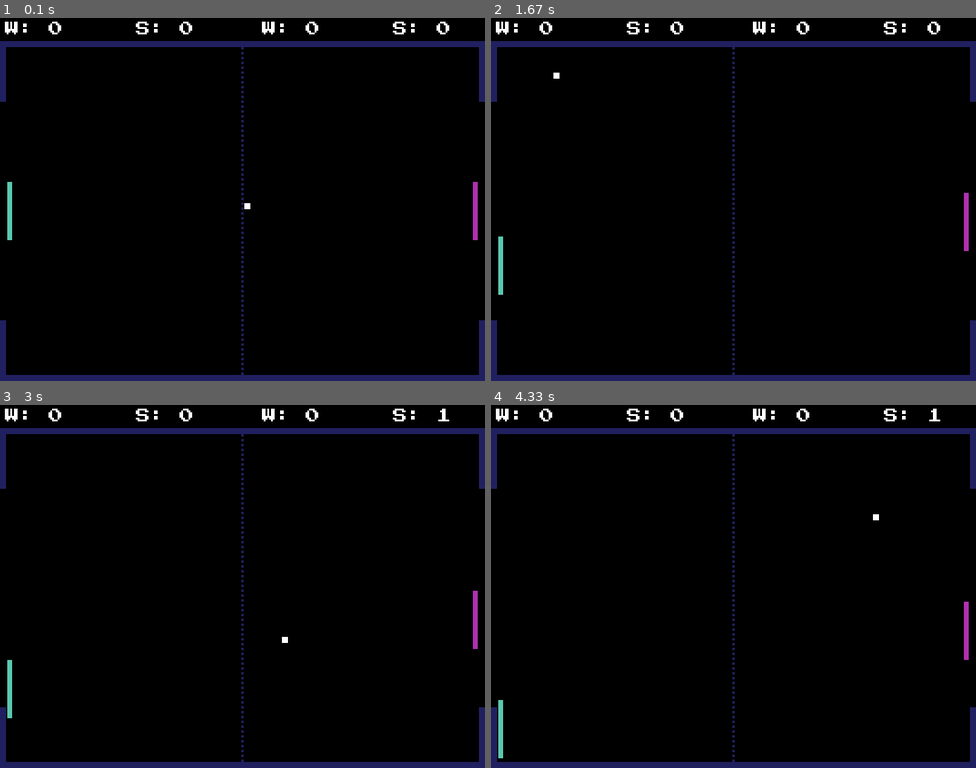
Above: before the commit, frames 1-4 (two rows, left to right).
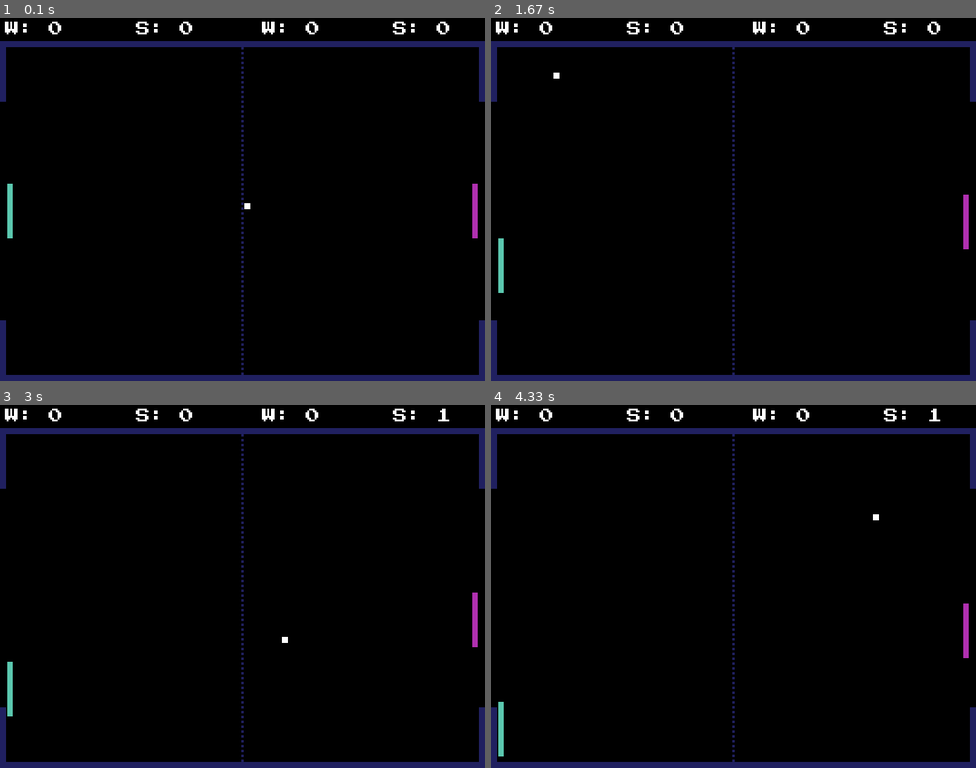
Above: after the commit, the same moments.

Repository: mwoitek/pygame-pong
Game: pygame game, started from src/main.py
Two runs of this game, one before a commit and one after it. Both use one fixed random seed, a clock stepped at 60 frames per second and the inputs below.
Inputs:
- Up to frame 1 (0.1 s): no input
- Up to frame 2 (1.67 s): tap W at 0.33, 0.73, 1.03, 1.23, 1.57 s; tap I at 1.32 s
- Up to frame 3 (3 s): tap W at 1.87, 2.07, 2.37, 2.63, 2.97 s; tap E at 2.15 s; tap I at 2.72 s
- Up to frame 4 (4.33 s): tap W at 3.27, 3.4, 3.8, 4.1 s; tap E at 3.48 s; tap I at 3.88 s

The runs differ from the first frame. In frame 1, less than 0.1% of the frame differs, in the area x 1-99%, y 45-62%; in frame 2, less than 0.1%; in frame 3, less than 0.1%; in frame 4, less than 0.1%.

Commit message:
Tweak parameters

Diff:
--- a/src/main.py
+++ b/src/main.py
@@ -263,14 +263,14 @@
 
 class Paddle:
     OFFSET_X = 2
-    OFFSET_Y = 2
+    OFFSET_Y = 3
 
     def __init__(
         self,
         /,
         *,
-        width: int = 8,
-        height: int = 96,
+        width: int = 9,
+        height: int = 90,
         velocity: int = 6,
         color: pg.typing.ColorLike = "white",
     ) -> None:
